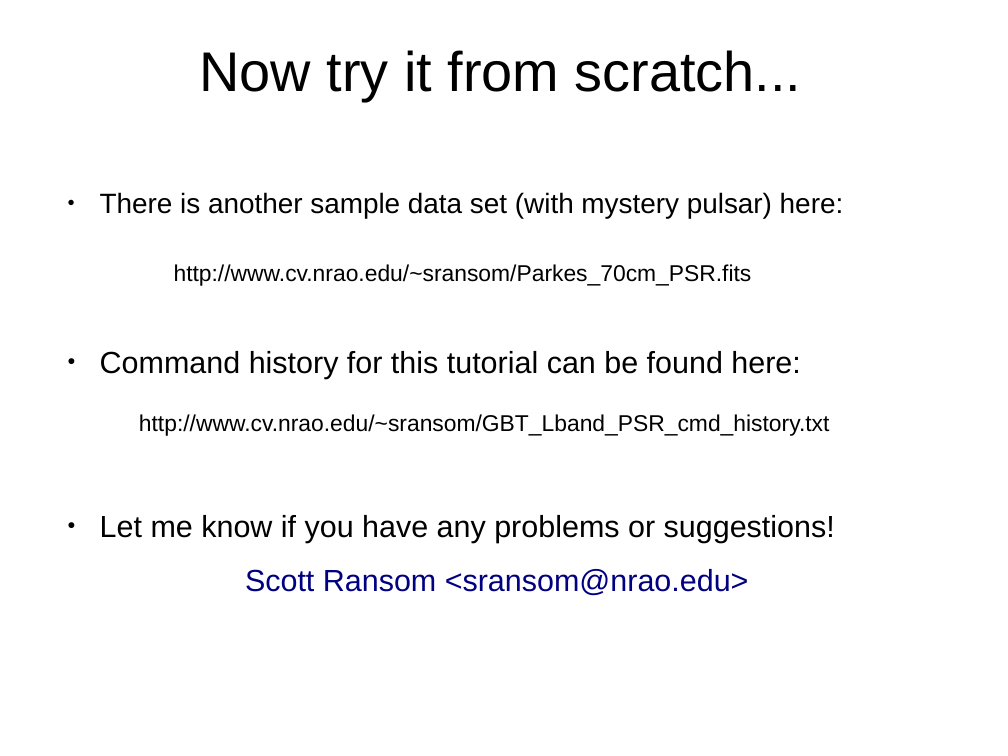
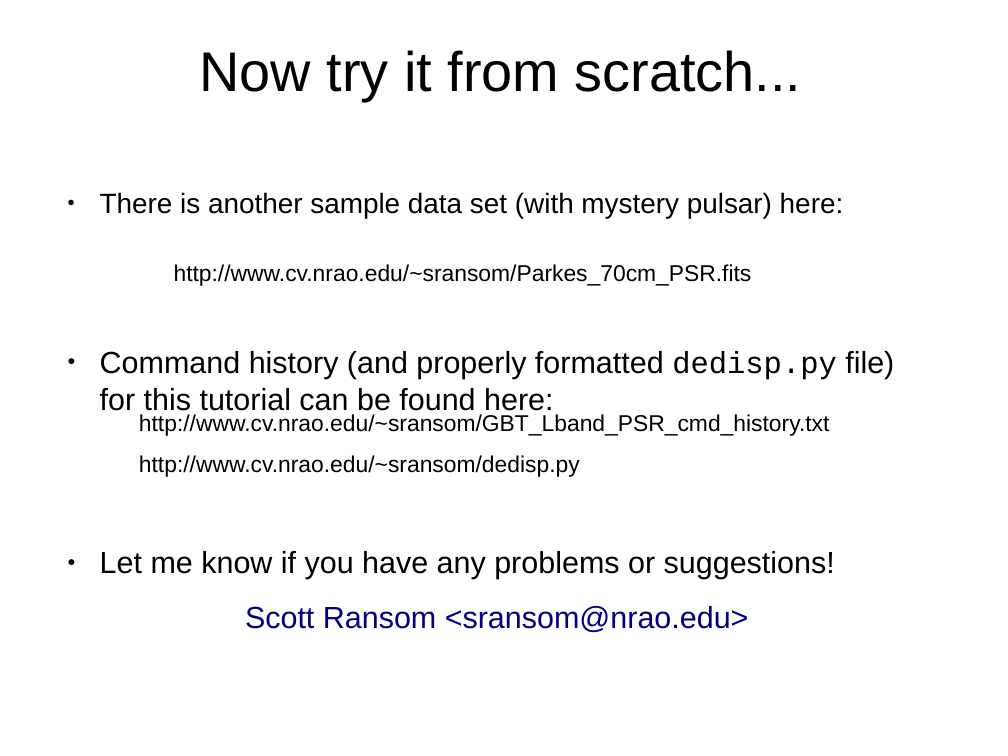
Before and after one commit to scottransom/presto, a slide deck: slide 29 of docs/PRESTO_search_tutorial.odp. Drawn at 1008x756 pixels with LibreOffice and Linux fonts; fonts in the diff are those of the drawing. Boxes give left, top, right and bottom in pixels: in the first picture for what was removed or moved away, otherwise in the second. Text is boxed around its words. In the diff, an @@ line names an element or a change of style, - is before the commit and + after.

Commit message:
Fixed issues in tutorial noticed by Edmund Harfmann.  Thanks Edmund!

```diff
--- a/docs/PRESTO_search_tutorial.odp
+++ b/docs/PRESTO_search_tutorial.odp
@@ text at [100,351,894,415]: text changed @@
-● Command history for this tutorial can be found here:
+● Command history (and properly formatted dedisp.py file) for this tutorial can be found here:
@@ text added at [139,455,580,477], 18 pt, text #000000 @@
+http://www.cv.nrao.edu/~sransom/dedisp.py
```
Also in this commit, not shown: 7 other slides changed, 1 other file.
